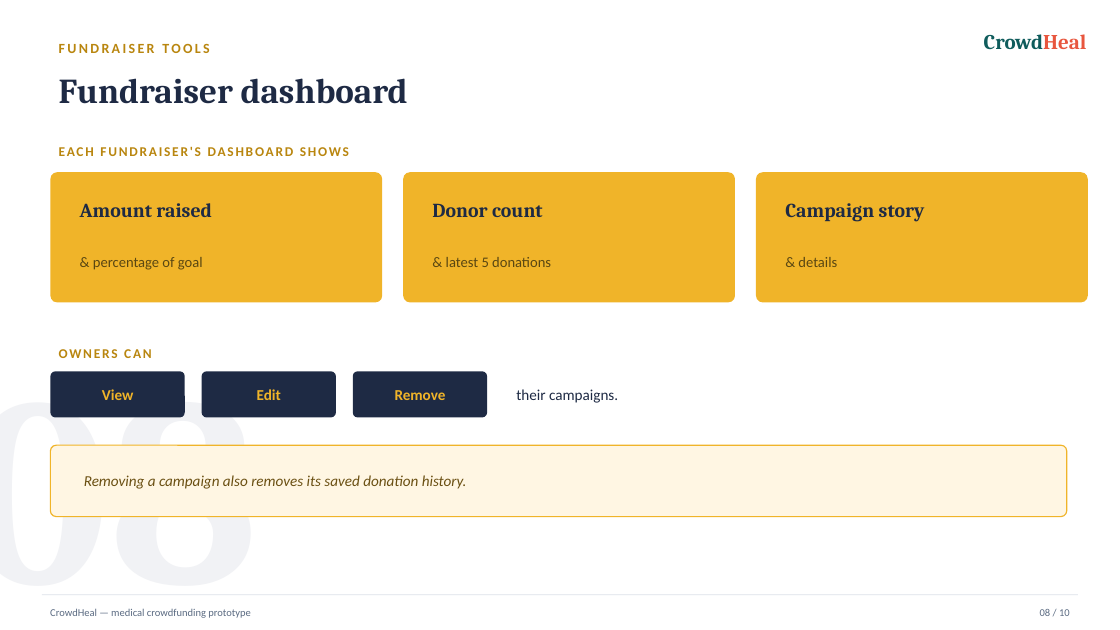
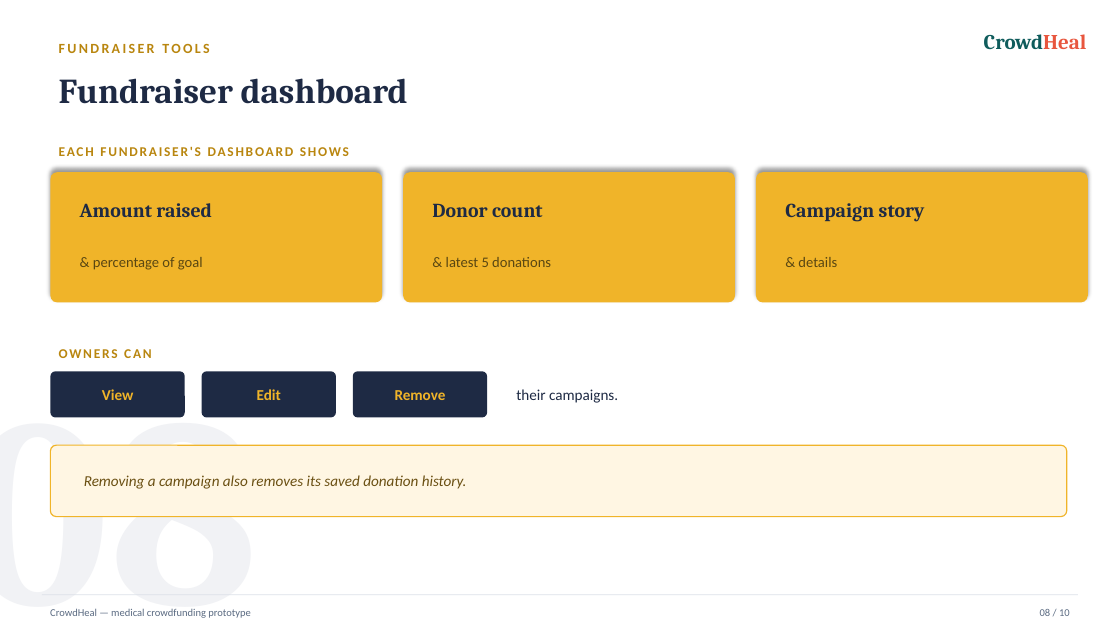
Before and after one commit to akshayreddy051288/crowdfunding-platform, a slide deck: slide 8 of CrowdHeal.pptx. Drawn at 1120x630 pixels with LibreOffice and Linux fonts; fonts in the diff are those of the drawing. Boxes give left, top, right and bottom in pixels: in the first picture for what was removed or moved away, otherwise in the second. Text is boxed around its words. In the diff, an @@ line names an element or a change of style, - is before the commit and + after.

```diff
--- a/CrowdHeal.pptx
+++ b/CrowdHeal.pptx
@@ shadow on in 3 elements at [50,172,382,302], [403,172,735,302], [756,172,1088,302] @@
```
Also in this commit, not shown: 9 other slides changed, 12 other files.
